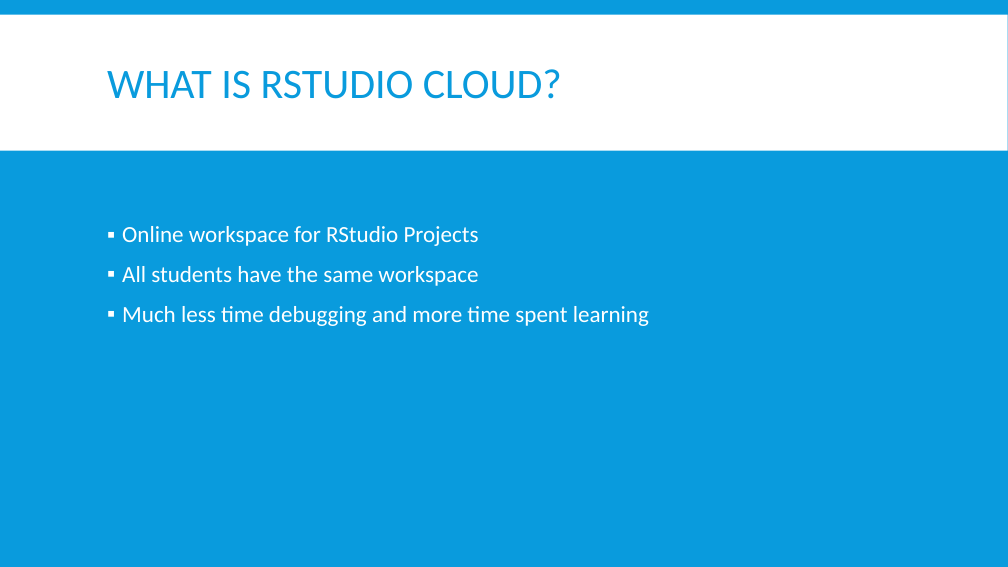
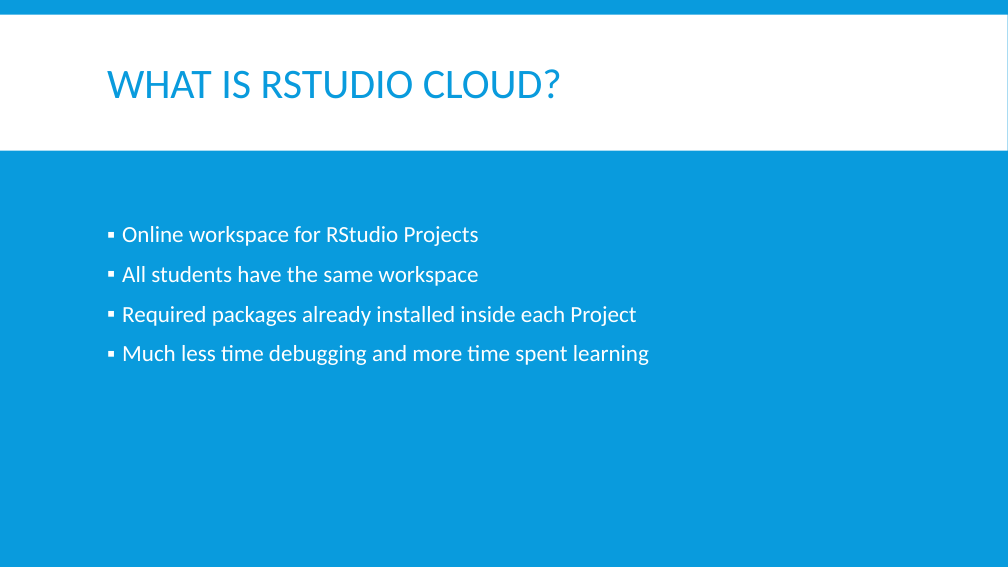
Before and after one commit to FOS-MDS/r_introduction, a slide deck: slide 2 of source/Lecture-Slides_R-StudioCloud_20200831.pptx. Drawn at 1008x567 pixels with LibreOffice and Linux fonts; fonts in the diff are those of the drawing. Boxes give left, top, right and bottom in pixels: in the first picture for what was removed or moved away, otherwise in the second. Text is boxed around its words. In the diff, an @@ line names an element or a change of style, - is before the commit and + after.

```diff
--- a/source/Lecture-Slides_R-StudioCloud_20200831.pptx
+++ b/source/Lecture-Slides_R-StudioCloud_20200831.pptx
@@ text at bbox=[122, 306, 636, 326]: paragraph added @@
+▪ Required packages already installed inside each Project
```
Also in this commit, not shown: 4 other slides changed, 12 other files.
